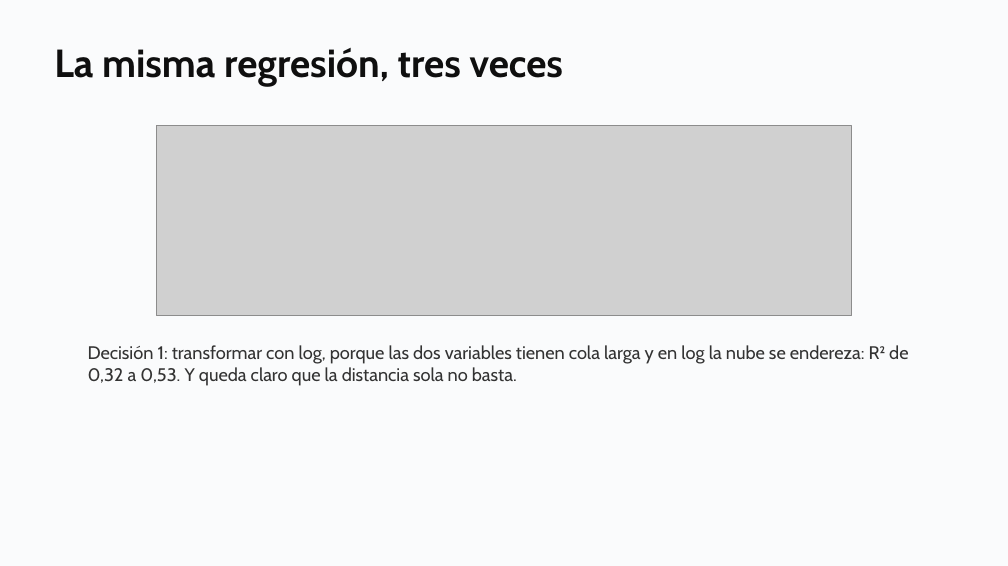
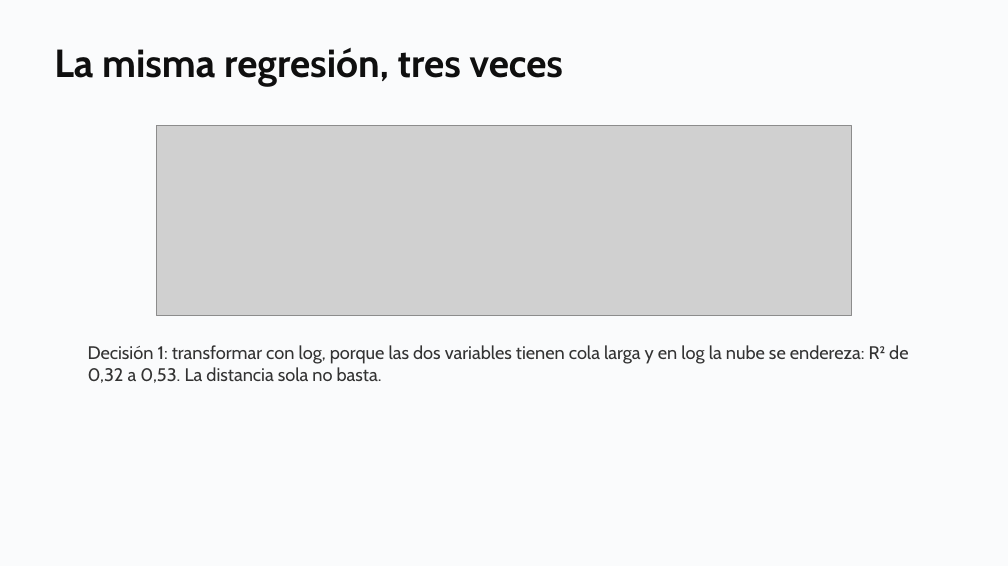
Before and after one commit to daniopitz/cienciadatos, a slide deck: slide 38 of presentaciones/clase04_regresion.pptx (slide 35 before the commit). Drawn at 1008x566 pixels with LibreOffice and Linux fonts; fonts in the diff are those of the drawing; grey boxes stand for pictures. Boxes give left, top, right and bottom in pixels: in the first picture for what was removed or moved away, otherwise in the second. Text is boxed around its words. In the diff, an @@ line names an element or a change of style, - is before the commit and + after.

```diff
--- a/presentaciones/clase04_regresion.pptx
+++ b/presentaciones/clase04_regresion.pptx
@@ text at [88, 345, 908, 383]: text changed @@
-Decisión 1: transformar con log, porque las dos variables tienen cola larga y en log la nube se endereza: R² de 0,32 a 0,53. Y queda claro que la distancia sola no basta.
+Decisión 1: transformar con log, porque las dos variables tienen cola larga y en log la nube se endereza: R² de 0,32 a 0,53. La distancia sola no basta.
```
Also in this commit, not shown: 1 other slide changed, 3 slides added, 1 other file.
